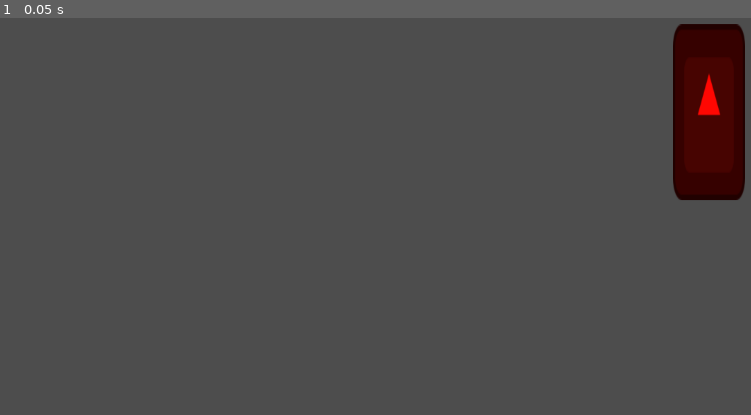
Above: before the commit, frame 1.
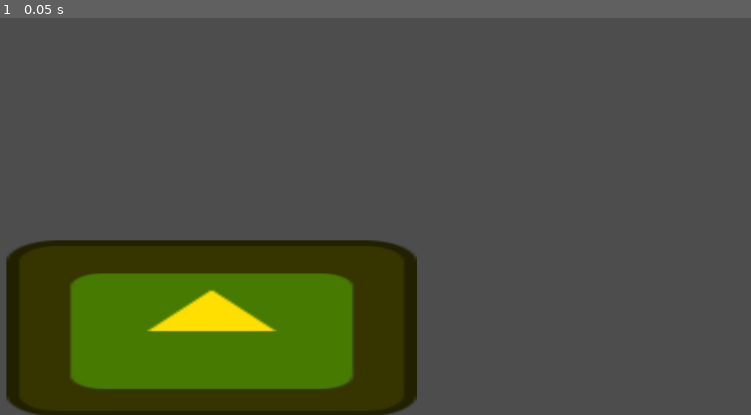
Above: after the commit, the same moment.

Repository: bezark/Branch-Merge-Plugin-Demo
Game: Godot game, scene res://main.tscn
Two runs of this game, one before a commit and one after it. Both use one fixed random seed, a clock stepped at 60 frames per second and the inputs below. The engine's default icon, where the game draws it, is replaced by a stand-in: a white triangle on a blue panel in a dark square.
Inputs:
- Up to frame 1 (0.05 s): no input

The runs differ from the first frame. In frame 1, 28% of the frame differs, in the area x 0-100%, y 1-100%.

Commit message:
Made Robot Yellow

Diff:
--- a/main.tscn
+++ b/main.tscn
@@ -5,7 +5,7 @@
 [node name="Main" type="Node2D"]
 
 [node name="Icon" type="Sprite2D" parent="."]
-modulate = Color(1, 0.027451, 0.00784314, 1)
-position = Vector2(1041, 211)
-scale = Vector2(0.812501, 1.98437)
+modulate = Color(1, 0.870588, 0.00784314, 1)
+position = Vector2(324, 523)
+scale = Vector2(4.625, 1.98437)
 texture = ExtResource("1_xv5l3")
